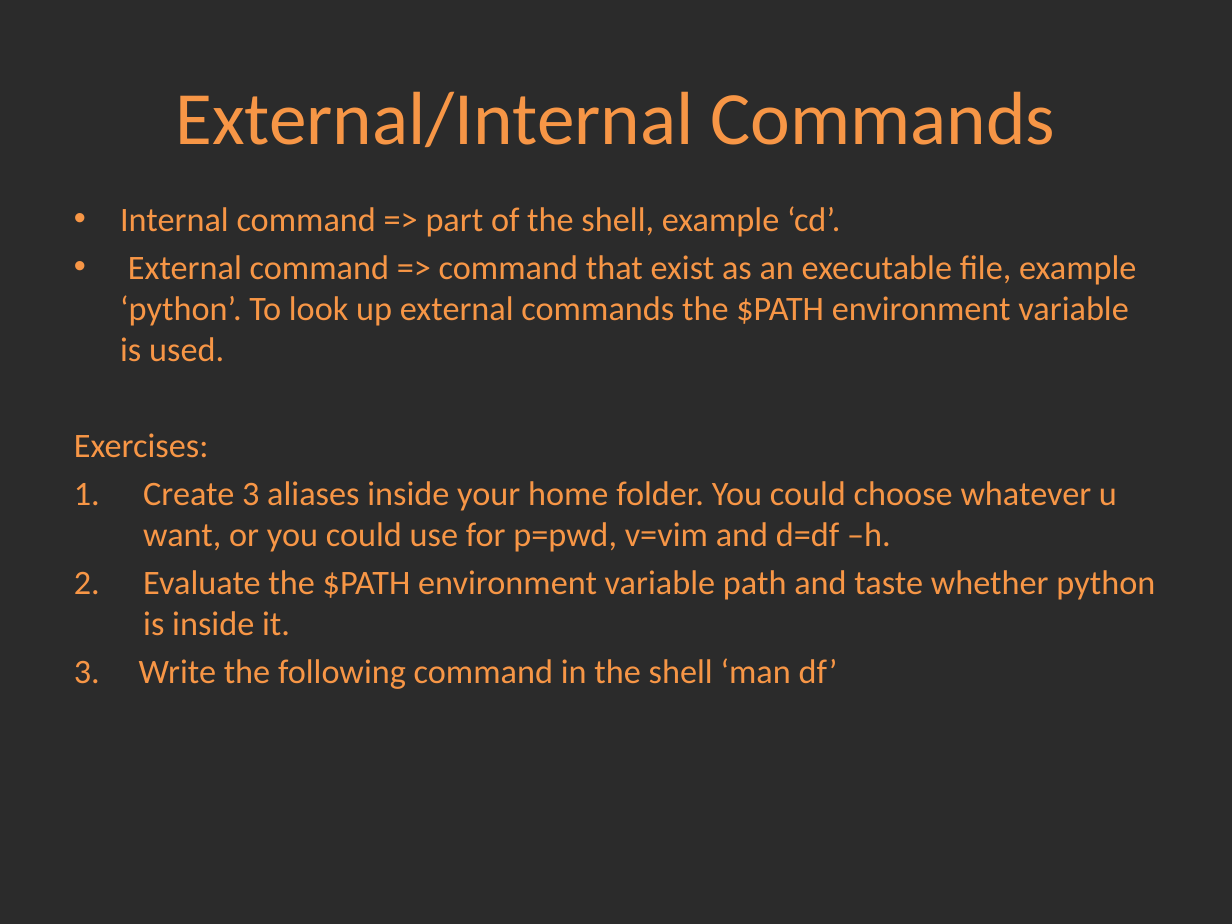
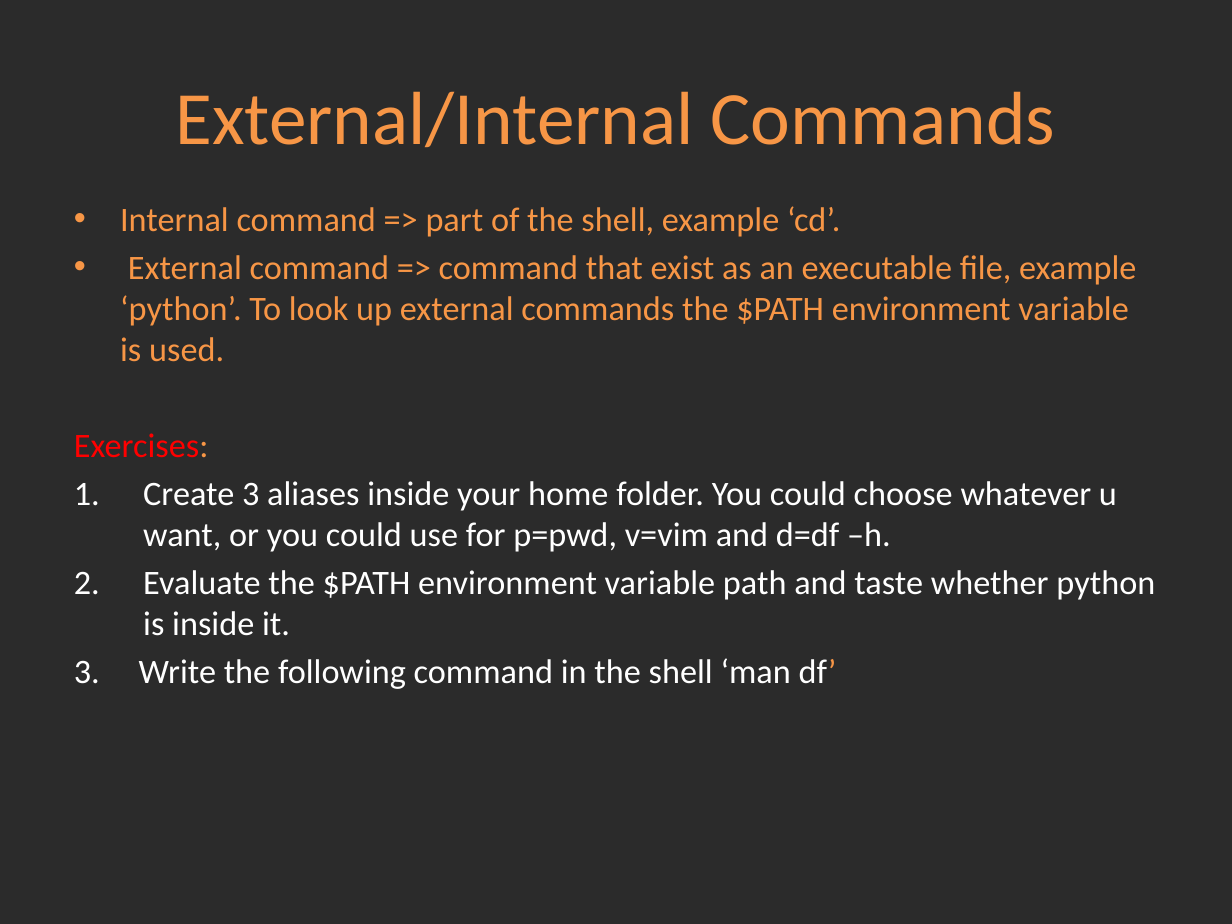
Before and after one commit to Academy-Soft-Intellect/Linux-Course, a slide deck: slide 2 of 2.UsingEssentialTools/02-UsingEssentialTools.pptx. Drawn at 1232x924 pixels with LibreOffice and Linux fonts; fonts in the diff are those of the drawing; background and template pictures are left out; a plain dark background stands for a picture behind light text. Boxes give left, top, right and bottom in pixels: in the first picture for what was removed or moved away, otherwise in the second. Text is boxed around its words. In the diff, an @@ line names an element or a change of style, - is before the commit and + after.

```diff
--- a/2.UsingEssentialTools/02-UsingEssentialTools.pptx
+++ b/2.UsingEssentialTools/02-UsingEssentialTools.pptx
@@ text at (74,433,1155,689): text colour #F79646 to #FF0000 in "Exercises:"; text colour #F79646 to #FFFFFF in "Create 3 aliases inside your home folder. ...", "Evaluate the $PATH environment variable path and ...", "3. Write the following command in the ..." @@
```
Also in this commit, not shown: 4 other slides changed, 1 slide added, 3 other files.
